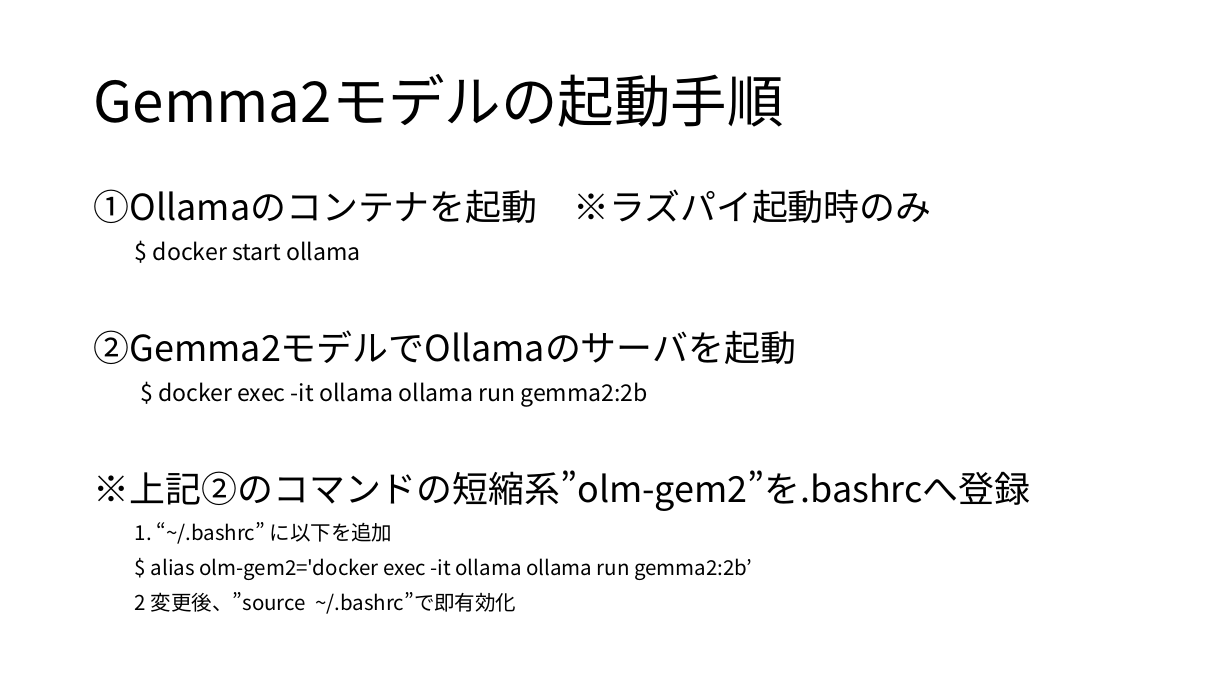
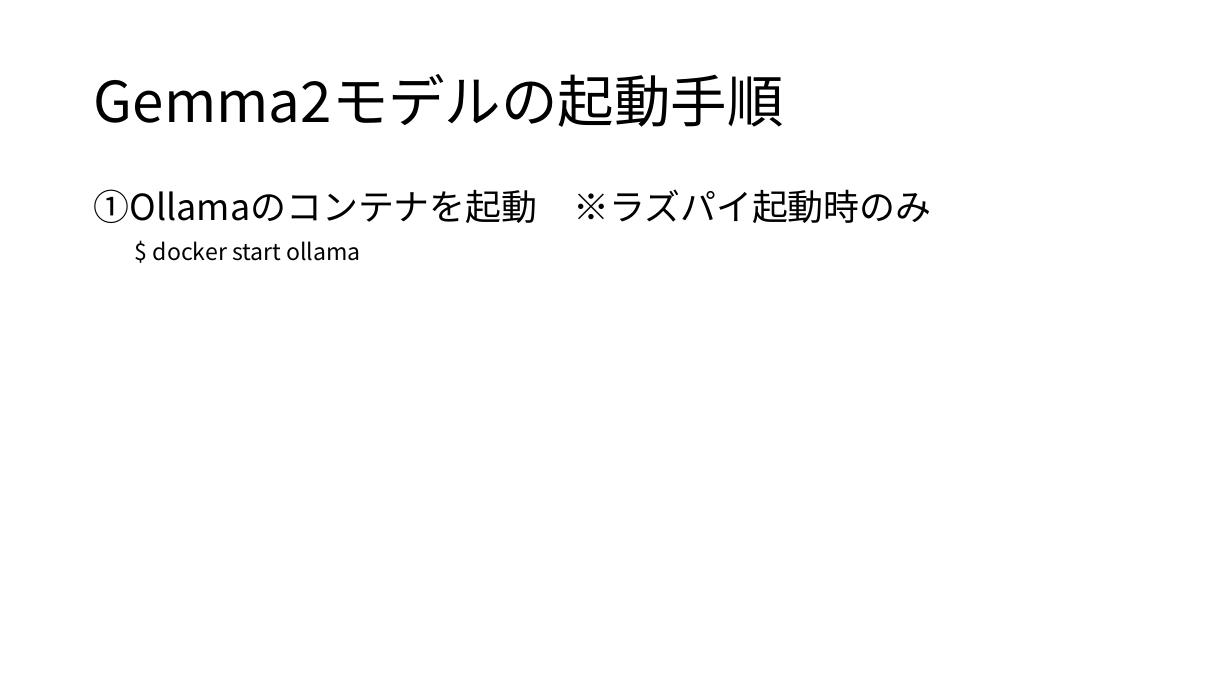
Before and after one commit to koga-miko/misc, a slide deck: slide 5 of raspberry-pi-report/ラズパイ5でローカルLLMを動かす.pptx. Drawn at 1232x693 pixels with LibreOffice and Linux fonts; fonts in the diff are those of the drawing. Boxes give left, top, right and bottom in pixels: in the first picture for what was removed or moved away, otherwise in the second. Text is boxed around its words. In the diff, an @@ line names an element or a change of style, - is before the commit and + after.

Commit message:
update .pptx

```diff
--- a/raspberry-pi-report/ラズパイ5でローカルLLMを動かす.pptx
+++ b/raspberry-pi-report/ラズパイ5でローカルLLMを動かす.pptx
@@ text at [94,330,1031,614]: paragraphs removed @@
-②Gemma2モデルでOllamaのサーバを起動
-$ docker exec -it ollama ollama run gemma2:2b
-※上記②のコマンドの短縮系”olm-gem2”を.bashrcへ登録
-1. “~/.bashrc” に以下を追加
-$ alias olm-gem2='docker exec -it ollama ollama run gemma2:2b’
-2 変更後、”source ~/.bashrc”で即有効化
```
Also in this commit, not shown: 5 other slides changed.
